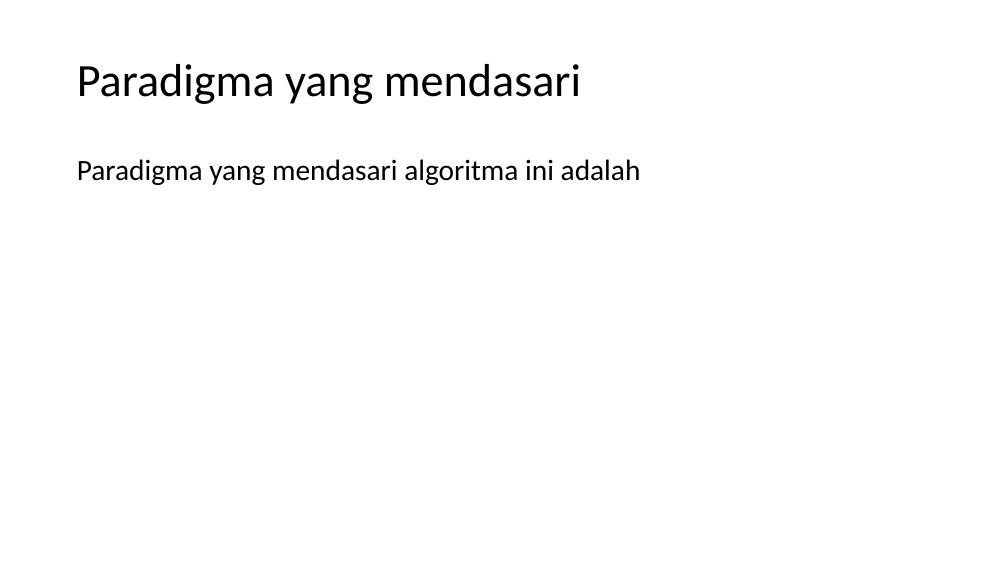
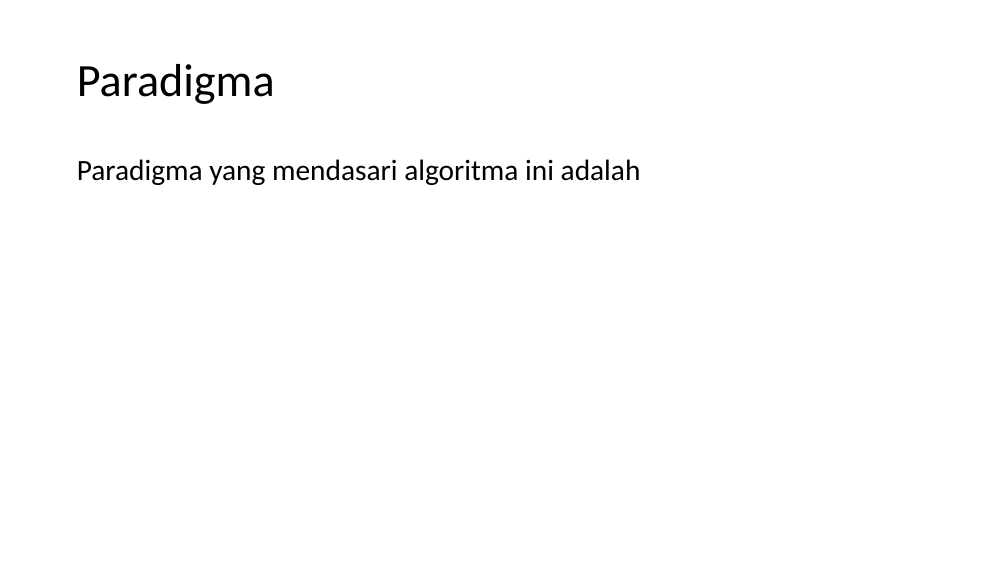
Before and after one commit to faalihnst/TugasAnalgo, a slide deck: slide 3 of UTS/Knuth-Morris-Pratt Algorithm.pptx. Drawn at 1008x567 pixels with LibreOffice and Linux fonts; fonts in the diff are those of the drawing. Boxes give left, top, right and bottom in pixels: in the first picture for what was removed or moved away, otherwise in the second. Text is boxed around its words. In the diff, an @@ line names an element or a change of style, - is before the commit and + after.

```diff
--- a/UTS/Knuth-Morris-Pratt Algorithm.pptx
+++ b/UTS/Knuth-Morris-Pratt Algorithm.pptx
@@ title at (77,64,275,104): text changed @@
-Paradigma yang mendasari
+Paradigma
```
Also in this commit, not shown: 2 other slides changed, 14 slides added.
